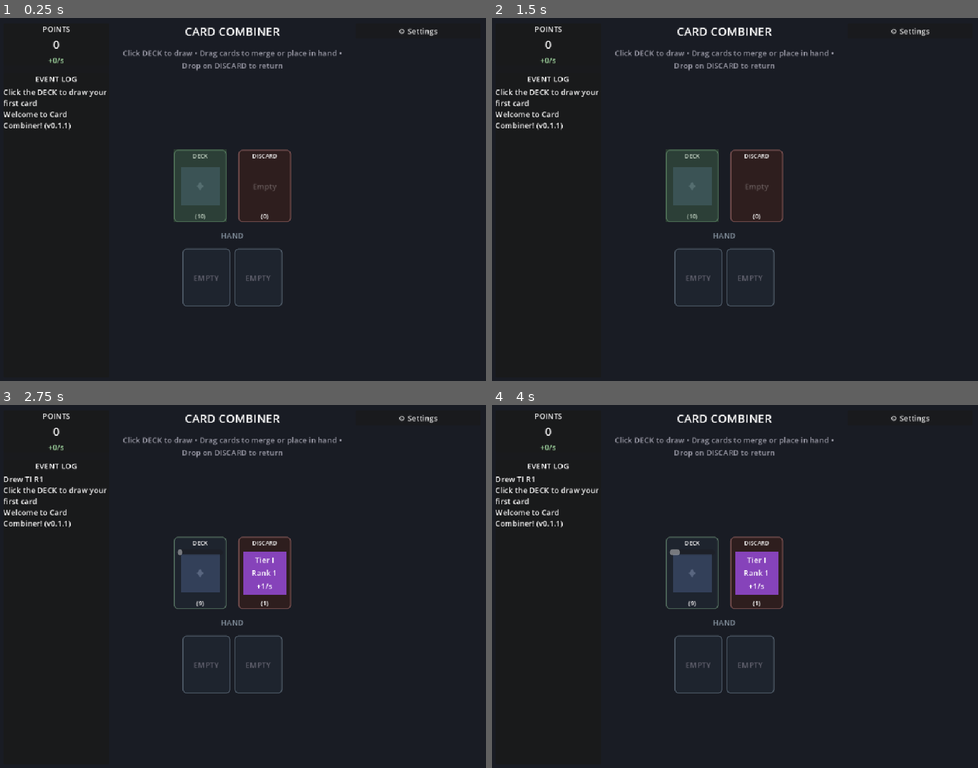
Above: before the commit, frames 1-4 (two rows, left to right).
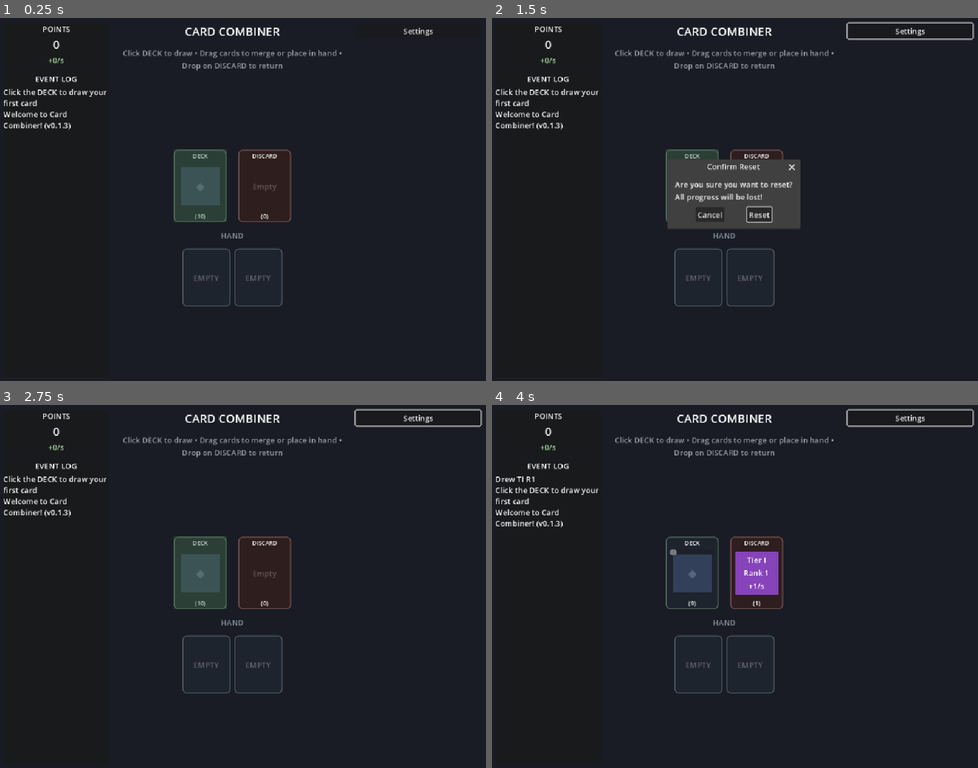
Above: after the commit, the same moments.

Repository: Triysle/card-combiner
Game: Godot game, scene res://scenes/main.tscn
The game is run twice, just before and just after one commit, with the same random seed, the same clock (stepped at 60 frames per second) and the same inputs.
Inputs (mouse positions are in pixels of both pictures, inside the frame that each line leads up to):
- Up to frame 1 (0.25 s): no input
- Up to frame 2 (1.5 s): click "⚙ Settings" (after the commit: "Settings") at 0.5 s; click "Reset Save (New Game)" at 1.25 s
- Up to frame 3 (2.75 s): click (218, 601) at 2 s, where only the run after the commit has a clickable "Cancel"
- Up to frame 4 (4 s): drag from (691, 571) to (783, 506) at 2.77 s; drag from (637, 604) to (710, 662) at 3.52 s

The runs differ from the first frame. In frame 1, 0.1% of the frame differs, in the area x 13-90%, y 2-48%; in frame 2, 3.8%, in the area x 13-100%, y 1-58%; in frame 3, 3.4%; in frame 4, 0.4%.

Commit message:
0.1.3
pack open anim bugfixes

Diff:
--- a/project.godot
+++ b/project.godot
@@ -11,7 +11,6 @@
 [application]
 
 config/name="Card Combiner"
-config/version="0.1.0"
 run/main_scene="res://scenes/main.tscn"
 config/features=PackedStringArray("4.5", "Forward Plus")
 
--- a/scenes/deck_pile.tscn
+++ b/scenes/deck_pile.tscn
@@ -81,7 +81,7 @@
 grow_vertical = 2
 theme_override_colors/font_color = Color(0.35, 0.4, 0.5, 1)
 theme_override_font_sizes/font_size = 24
-text = "♦"
+text = "◆"
 horizontal_alignment = 1
 vertical_alignment = 1
 
@@ -99,7 +99,6 @@
 visible = false
 layout_mode = 1
 anchors_preset = 10
-anchor_left = 0.0
 anchor_right = 1.0
 offset_left = 8.0
 offset_top = 26.0
--- a/scripts/game_state.gd
+++ b/scripts/game_state.gd
@@ -2,7 +2,7 @@
 
 ## Core game state for Card Combiner - deck-based merge game
 
-const VERSION: String = "0.1.1"
+const VERSION: String = "0.1.3"
 const SAVE_PATH: String = "user://card_combiner_save.cfg"
 
 signal points_changed(new_value: int)
--- a/scripts/main.gd
+++ b/scripts/main.gd
@@ -17,6 +17,9 @@
 var deck_viewer_button: Button
 var deck_viewer_popup: PopupPanel
 
+# Reset confirmation
+var reset_confirm_dialog: ConfirmationDialog
+
 const DECK_VIEWER_SCENE = preload("res://scenes/deck_viewer.tscn")
 const PACK_OPENING_SCENE = preload("res://scenes/pack_opening.tscn")
 
@@ -42,7 +45,7 @@
 
 func _setup_settings_ui() -> void:
 	settings_button = Button.new()
-	settings_button.text = "⚙ Settings"
+	settings_button.text = "Settings"
 	settings_button.pressed.connect(_on_settings_pressed)
 	settings_button.custom_minimum_size = Vector2(100, 32)
 
@@ -110,10 +113,19 @@
 
 	add_child(settings_popup)
 
+	# Create reset confirmation dialog
+	reset_confirm_dialog = ConfirmationDialog.new()
+	reset_confirm_dialog.title = "Confirm Reset"
+	reset_confirm_dialog.dialog_text = "Are you sure you want to reset?\nAll progress will be lost!"
+	reset_confirm_dialog.ok_button_text = "Reset"
+	reset_confirm_dialog.cancel_button_text = "Cancel"
+	reset_confirm_dialog.confirmed.connect(_on_reset_confirmed)
+	add_child(reset_confirm_dialog)
+
 func _setup_deck_viewer() -> void:
 	# Create deck viewer button (goes in center panel, near booster button)
 	deck_viewer_button = Button.new()
-	deck_viewer_button.text = "📋 View Deck"
+	deck_viewer_button.text = "View Deck"
 	deck_viewer_button.custom_minimum_size = Vector2(120, 32)
 	deck_viewer_button.pressed.connect(_on_deck_viewer_pressed)
 	deck_viewer_button.visible = false  # Hidden until unlocked
@@ -139,10 +151,15 @@
 	settings_popup.hide()
 
 func _on_reset_pressed() -> void:
-	# Delete save file and reload
+	settings_popup.hide()
+	reset_confirm_dialog.popup_centered()
+
+func _on_reset_confirmed() -> void:
+	# Delete save file
 	var dir = DirAccess.open("user://")
 	if dir:
 		dir.remove("card_combiner_save.cfg")
+	# Reload the scene to start fresh
 	get_tree().reload_current_scene()
 
 func _on_merge_attempted(source_index: int, target_index: int) -> void:
--- a/scripts/pack_opening.gd
+++ b/scripts/pack_opening.gd
@@ -127,9 +127,9 @@
 	panel.add_child(vbox)
 
 	if face_down:
-		# Card back - diamond symbol
+		# Card back - diamond symbol (using U+25C6 black diamond for browser compatibility)
 		var symbol = Label.new()
-		symbol.text = "♦"
+		symbol.text = "◆"
 		symbol.horizontal_alignment = HORIZONTAL_ALIGNMENT_CENTER
 		symbol.add_theme_color_override("font_color", CARD_BACK_SYMBOL_COLOR)
 		symbol.add_theme_font_size_override("font_size", 32)
--- a/scripts/upgrades_panel.gd
+++ b/scripts/upgrades_panel.gd
@@ -83,7 +83,7 @@
 
 	return container
 
-func _update_buttons() -> void:
+func _update_buttons(_value: int = 0) -> void:
 	for upgrade_id in upgrade_buttons:
 		var button: Button = upgrade_buttons[upgrade_id]
 		var level = GameState._get_upgrade_level(upgrade_id)
Not shown: 1 places in scenes/deck_pile.tscn that only renumber resources
